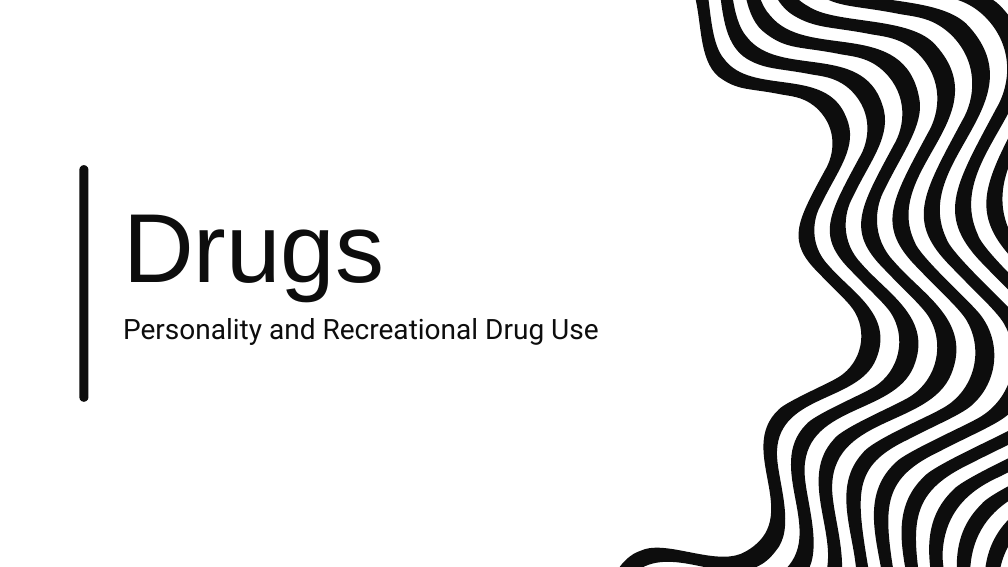
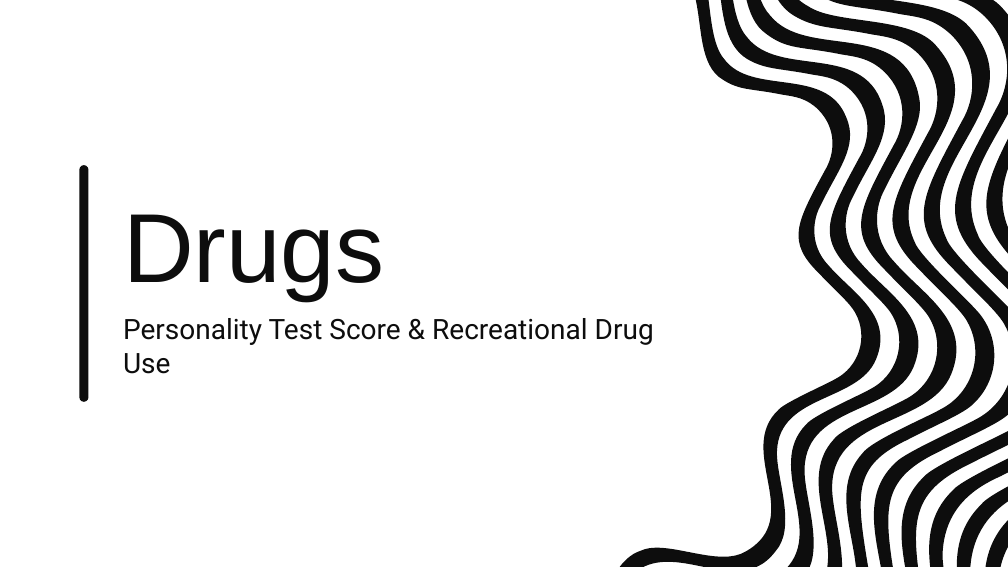
Before and after one commit to nclee17/Drugs, a slide deck: slide 1 of Drugs.pptx. Drawn at 1008x567 pixels with LibreOffice and Linux fonts; fonts in the diff are those of the drawing. Boxes give left, top, right and bottom in pixels: in the first picture for what was removed or moved away, otherwise in the second. Text is boxed around its words. In the diff, an @@ line names an element or a change of style, - is before the commit and + after.

```diff
--- a/Drugs.pptx
+++ b/Drugs.pptx
@@ subtitle at bbox=[123, 318, 654, 374]: text changed @@
-Personality and Recreational Drug Use
+Personality Test Score & Recreational Drug Use
```
Also in this commit, not shown: 3 other files.
